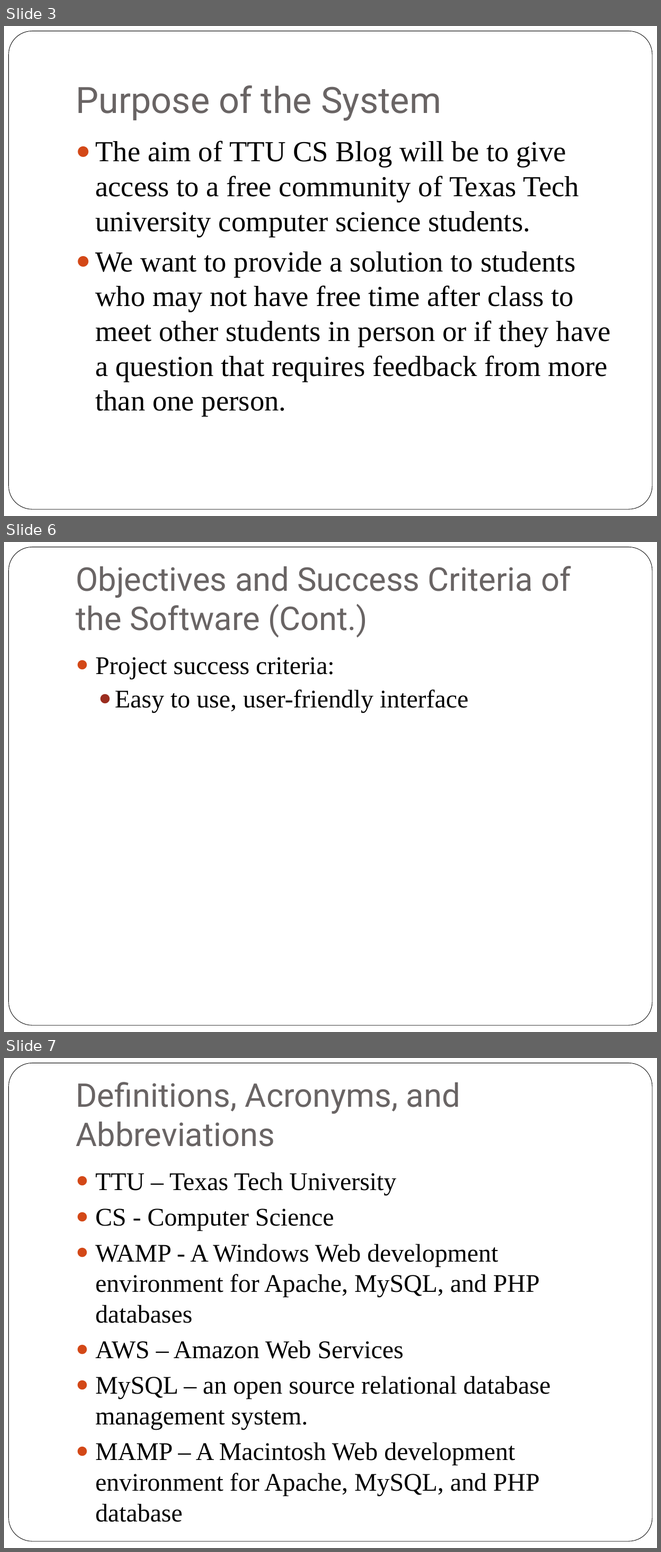
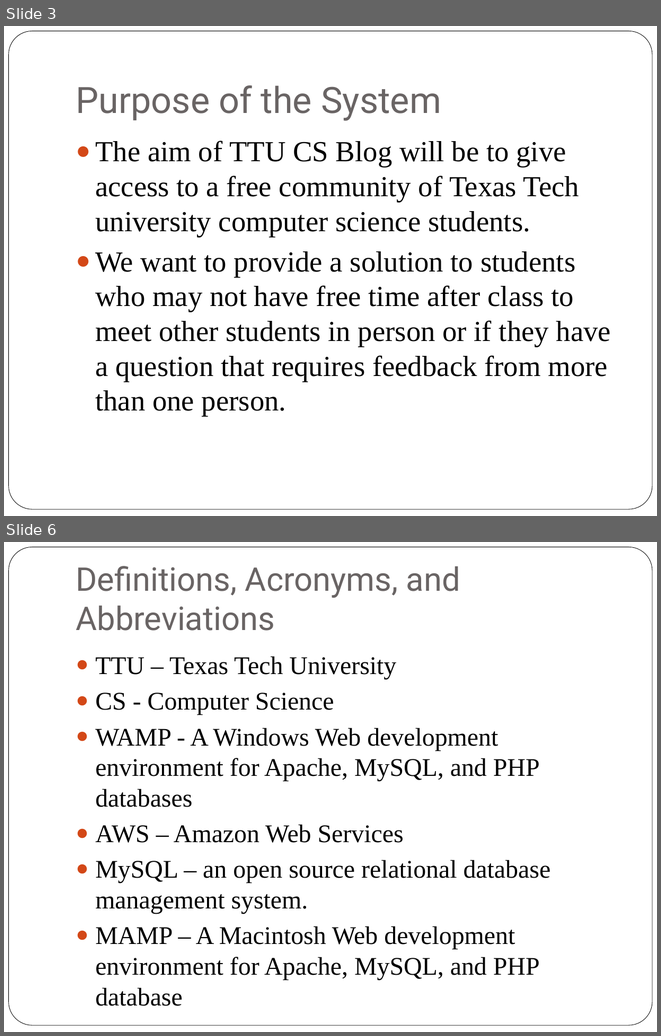
Before and after one commit to patrickbraud/CapstoneProject, a slide deck: Proposal/TTU CS Blog Requirements.pptx. Shown one above the other, each under a label of ours: slides 3, 6 and 7 before the commit, slides 3 and 6 after it; the slides between them are not shown. The pictures are 661x1552 and 661x1036 pixels, drawn with LibreOffice and Linux fonts; fonts in the diff are those of the drawing. Boxes give left, top, right and bottom in pixels: in the first picture for what was removed or moved away, otherwise in the second. Text is boxed around its words. In the diff, an @@ line names an element or a change of style, - is before the commit and + after.

```diff
--- a/Proposal/TTU CS Blog Requirements.pptx
+++ b/Proposal/TTU CS Blog Requirements.pptx
@@ slide 6 removed at box(4, 542, 657, 1032), background #FFFFFF; not listed: 1 template element that a slide beside it also shows @@
@@ title removed at box(76, 566, 571, 637) @@
-Objectives and Success Criteria of the Software (Cont.)
@@ text removed at box(95, 657, 468, 713) @@
-● Project success criteria:
-  ● Easy to use, user-friendly interface
@@ what was slide 7 is now slide 6 @@
```
Also in this commit, not shown: 3 slides changed, 1 other file.
